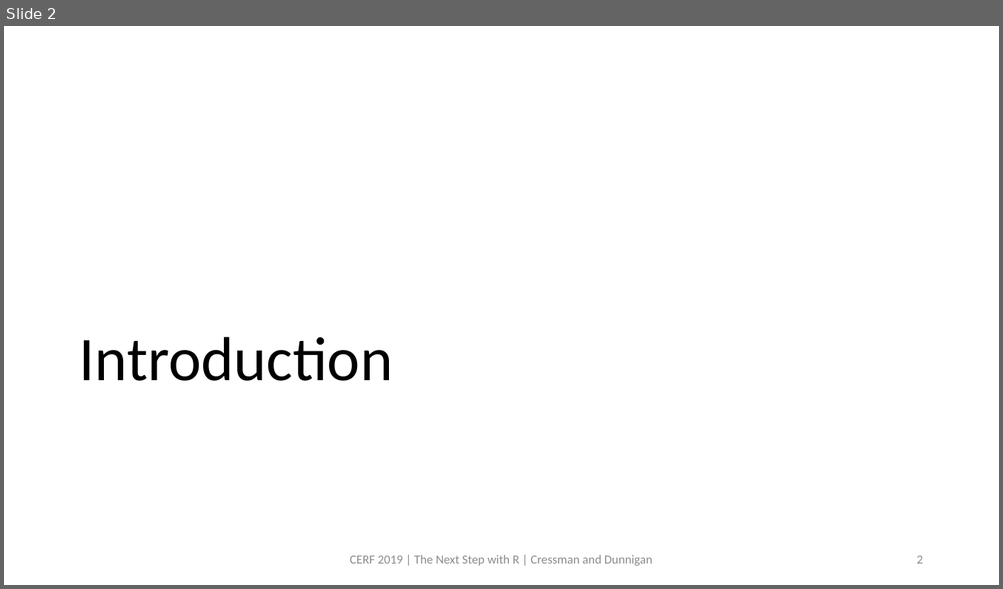
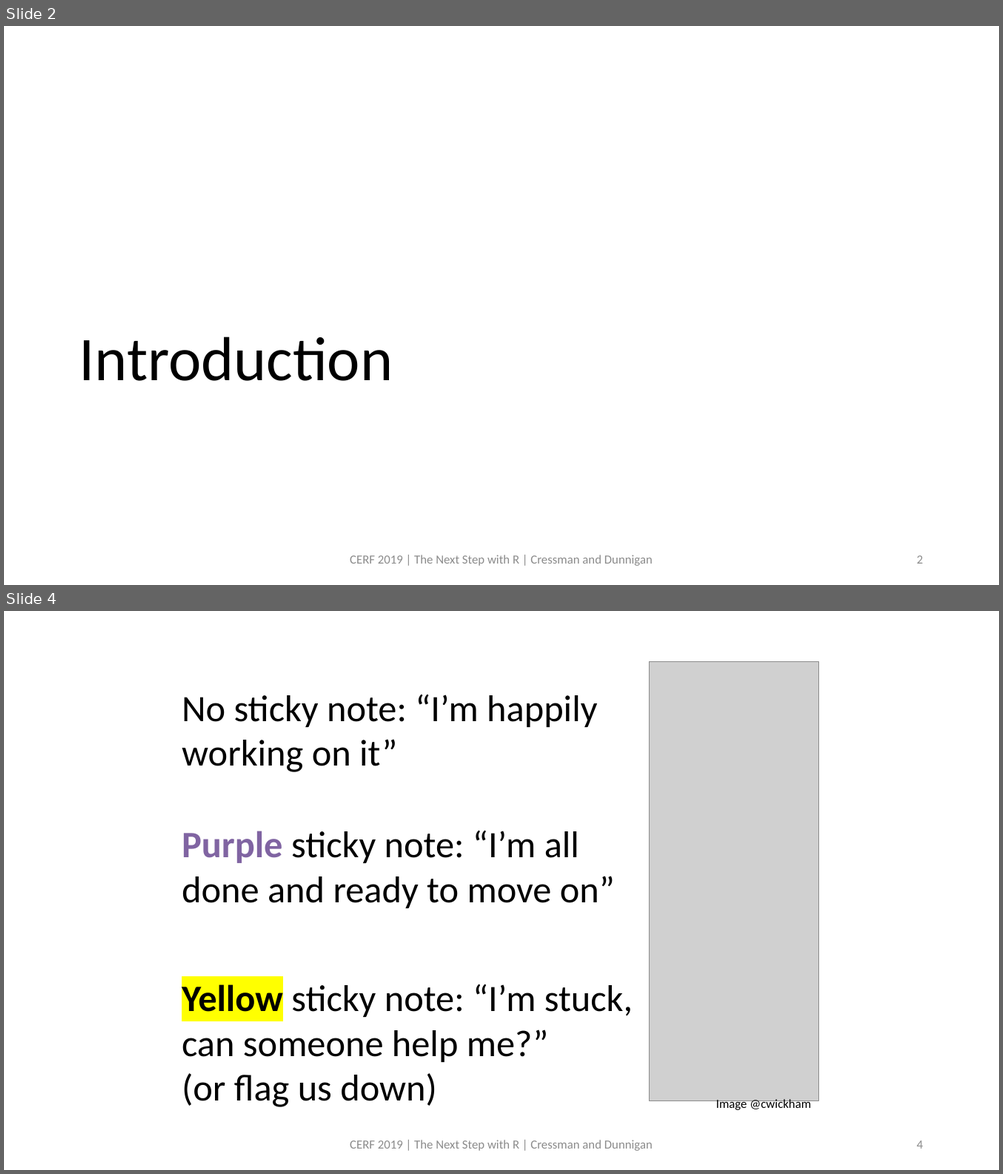
Before and after one commit to swmpkim/2019_CERF, a slide deck: slides/00_Introduction.pptx. Shown one above the other, each under a label of ours: slide 2 before the commit, slides 2 and 4 after it; the slides between them are not shown. The pictures are 1003x589 and 1003x1174 pixels, drawn with LibreOffice and Linux fonts; fonts in the diff are those of the drawing; grey boxes stand for pictures. Boxes give left, top, right and bottom in pixels: in the first picture for what was removed or moved away, otherwise in the second. Text is boxed around its words. In the diff, an @@ line names an element or a change of style, - is before the commit and + after.

```diff
--- a/slides/00_Introduction.pptx
+++ b/slides/00_Introduction.pptx
@@ slide 4 added at (x1=4, y1=611, x2=999, y2=1170), background #FFFFFF @@
@@ picture added at (x1=649, y1=662, x2=819, y2=1102) @@
@@ text added at (x1=182, y1=695, x2=597, y2=772), 36 pt, text #000000 @@
+No sticky note: “I’m happily working on it”
@@ text added at (x1=182, y1=831, x2=614, y2=908), 36 pt, text #000000 @@
+Purple sticky note: “I’m all done and ready to move on”
@@ text added at (x1=182, y1=985, x2=632, y2=1108), 36 pt, text #000000 @@
+Yellow sticky note: “I’m stuck, can someone help me?”
+(or flag us down)
@@ text added at (x1=716, y1=1099, x2=811, y2=1111), 12 pt, text #000000 @@
+Image @cwickham
@@ text added at (x1=350, y1=1140, x2=652, y2=1151), 12 pt, text #8C8C8C @@
+CERF 2019 | The Next Step with R | Cressman and Dunnigan
@@ page number added at (x1=916, y1=1141, x2=922, y2=1149), 12 pt, text #8C8C8C @@
+4
```
Also in this commit, not shown: 5 slides changed, 1 other slide added, 1 other file.
